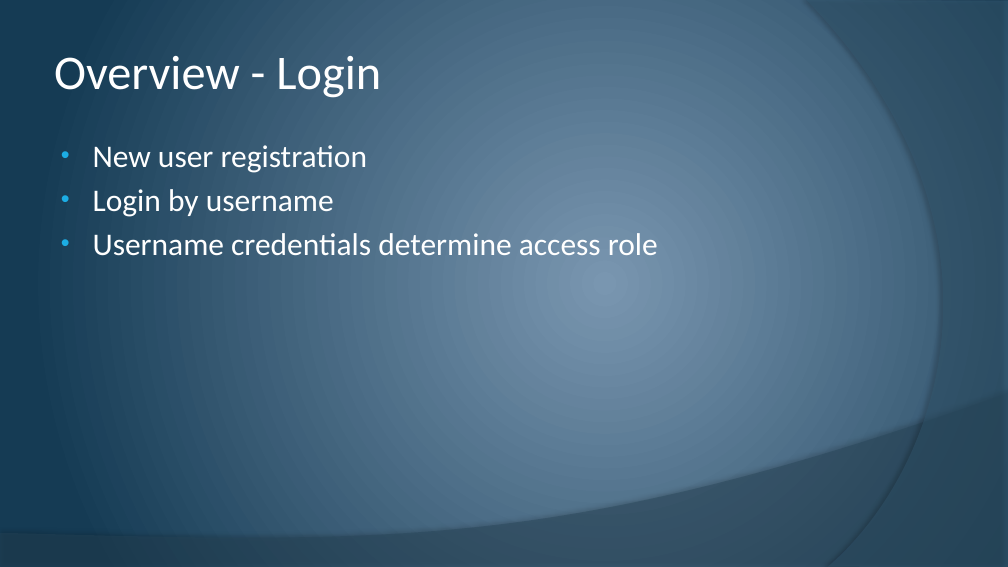
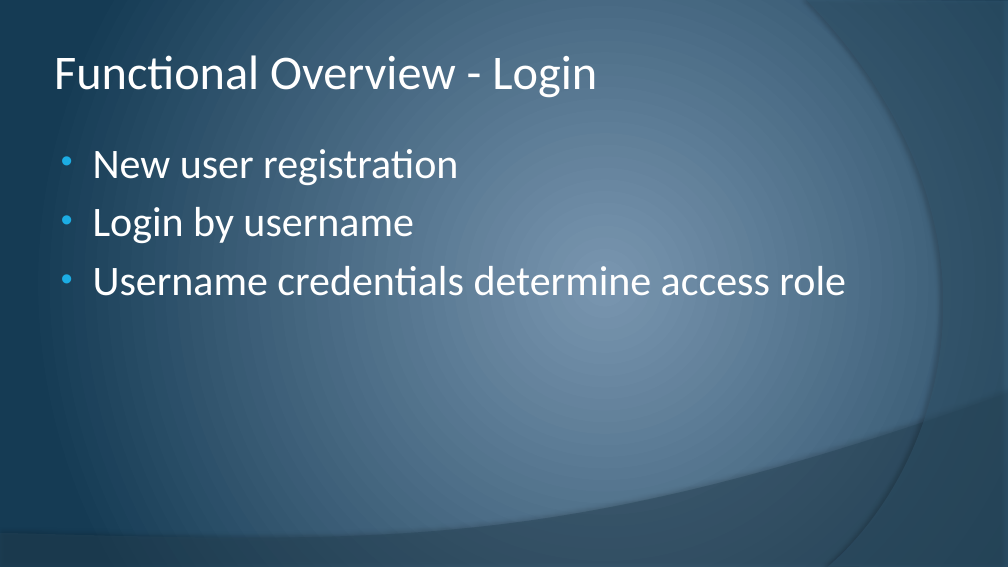
Before and after one commit to cstultz/cis234, a slide deck: slide 4 of assigns/assign10/t1-a10.pptx. Drawn at 1008x567 pixels with LibreOffice and Linux fonts; fonts in the diff are those of the drawing. Boxes give left, top, right and bottom in pixels: in the first picture for what was removed or moved away, otherwise in the second. Text is boxed around its words. In the diff, an @@ line names an element or a change of style, - is before the commit and + after.

```diff
--- a/assigns/assign10/t1-a10.pptx
+++ b/assigns/assign10/t1-a10.pptx
@@ title at [54,55,597,98]: text changed @@
-Overview - Login
+Functional Overview - Login
@@ text "New user registration" at [93,149,846,296]: size 30 to 40 pt; more space between paragraphs @@
```
Also in this commit, not shown: 7 other slides changed.
